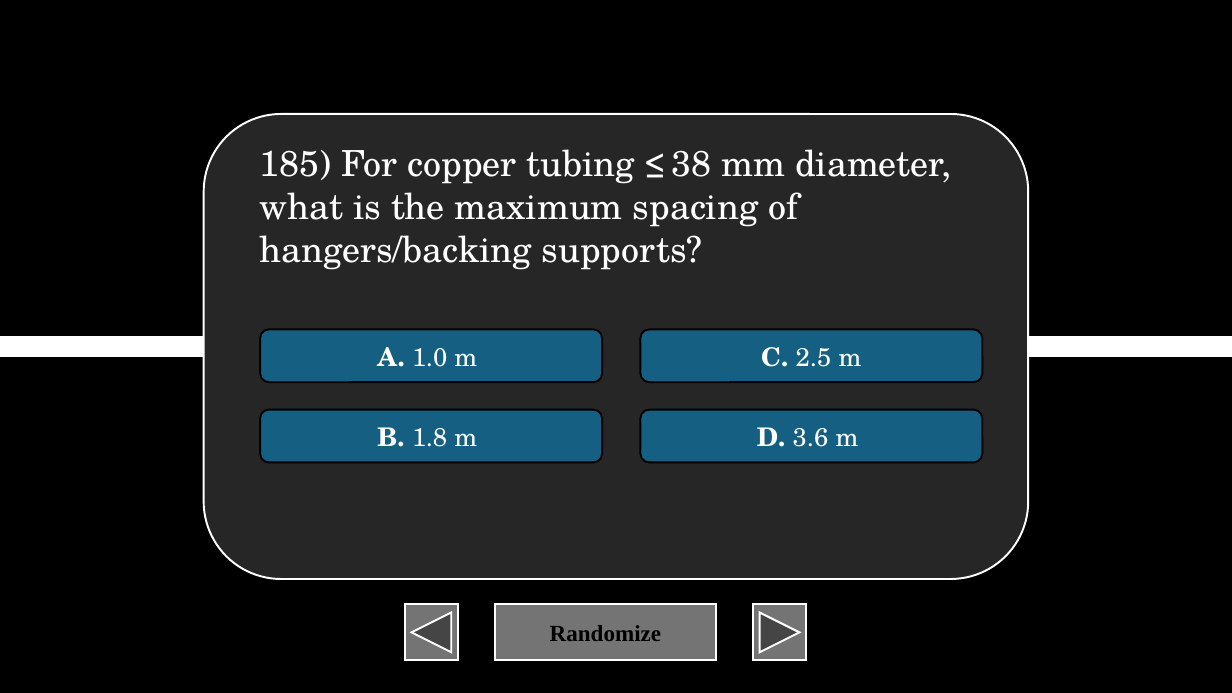
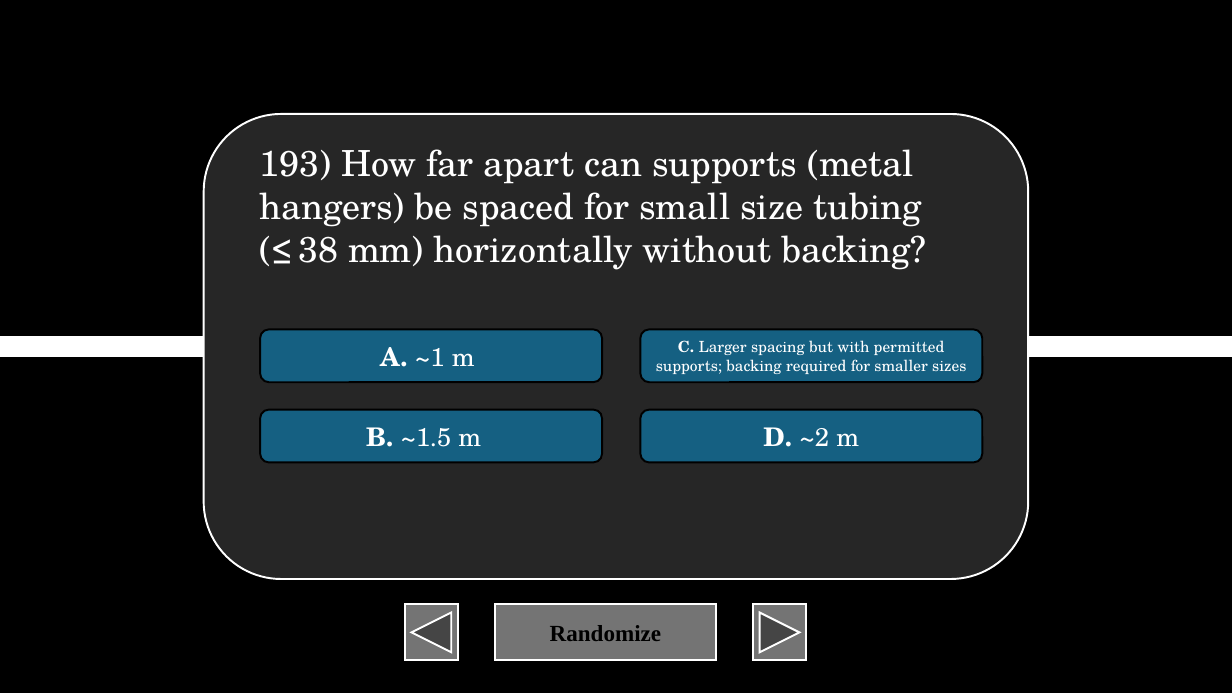
Before and after one commit to XIvanSolomonX/Archi-Reviewer, a slide deck: slide 194 of BulUti.pptm (slide 186 before the commit). Drawn at 1232x693 pixels with LibreOffice and Linux fonts; fonts in the diff are those of the drawing. Boxes give left, top, right and bottom in pixels: in the first picture for what was removed or moved away, otherwise in the second. Text is boxed around its words. In the diff, an @@ line names an element or a change of style, - is before the commit and + after.

```diff
--- a/BulUti.pptm
+++ b/BulUti.pptm
@@ text at bbox=[259, 149, 927, 270]: text changed @@
-185) For copper tubing ≤ 38 mm diameter, what is the maximum spacing of hangers/backing supports?
+193) How far apart can supports (metal hangers) be spaced for small size tubing (≤ 38 mm) horizontally without backing?
@@ text in rounded rectangle at bbox=[380, 347, 475, 367]: text changed @@
-A. 1.0 m
+A. ~1 m
@@ text in rounded rectangle at bbox=[656, 340, 966, 374]: text changed; size 20 to 12 pt @@
-C. 2.5 m
+C. Larger spacing but with permitted supports; backing required for smaller sizes
@@ text in rounded rectangle at bbox=[366, 427, 481, 447]: text changed @@
-B. 1.8 m
+B. ~1.5 m
@@ text in rounded rectangle at bbox=[763, 427, 859, 447]: text changed @@
-D. 3.6 m
+D. ~2 m
```
Also in this commit, not shown: 16 other slides changed, 41 slides added, 4 slides removed, 2 other files.
